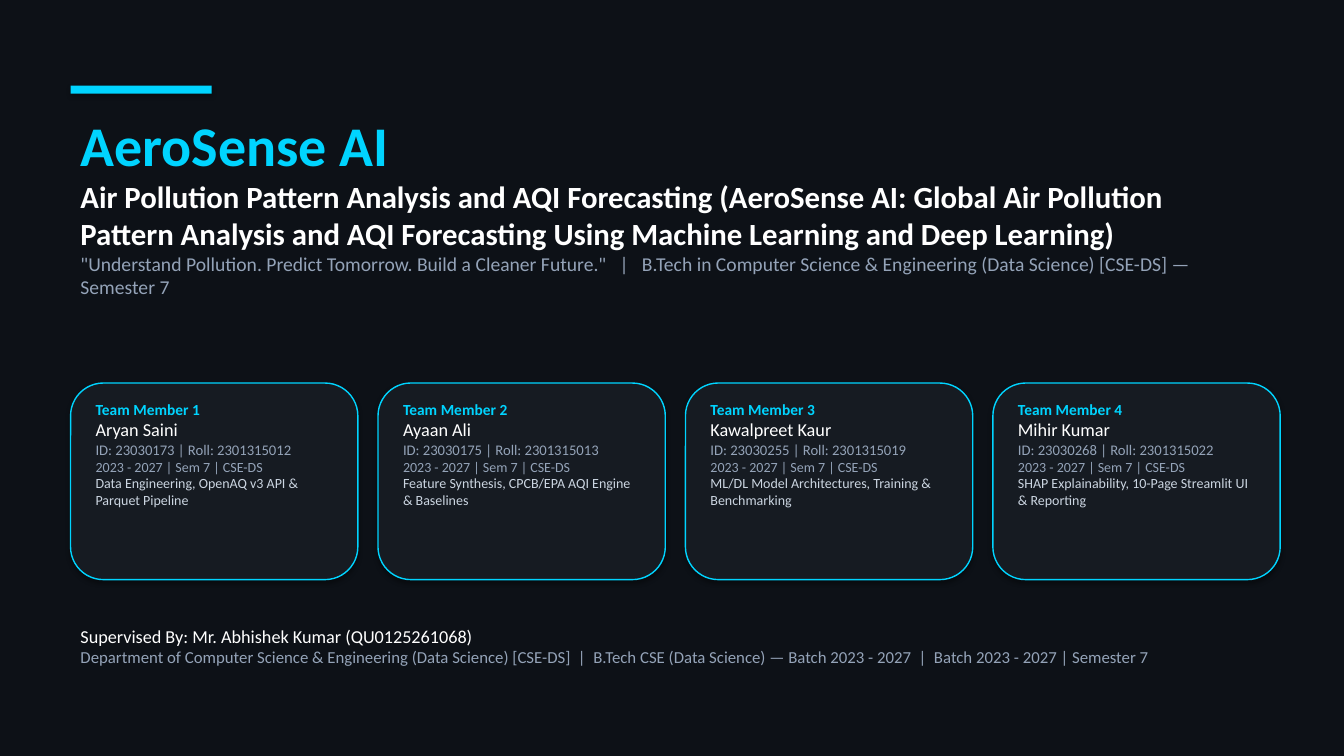
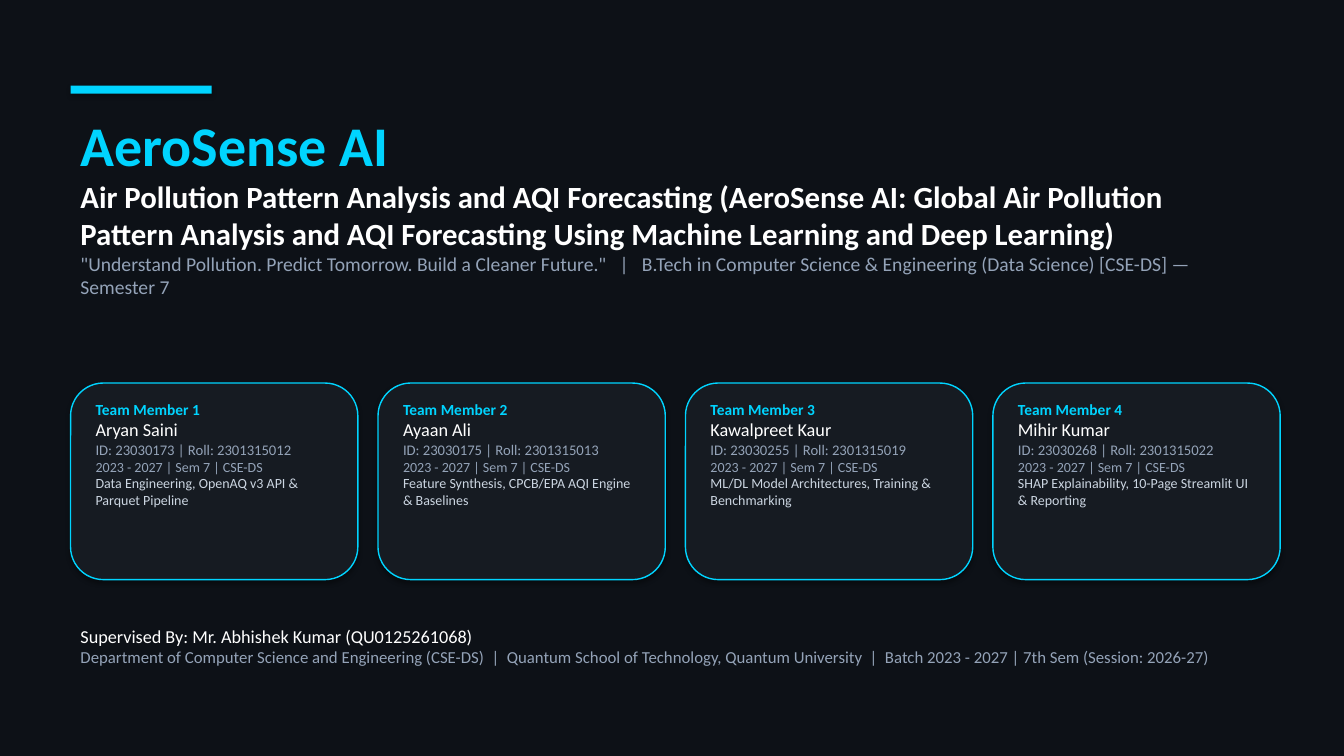
Before and after one commit to Mihir-1069/AeroSense, a slide deck: slide 1 of reports/AeroSense_Presentation.pptx. Drawn at 1344x756 pixels with LibreOffice and Linux fonts; fonts in the diff are those of the drawing. Boxes give left, top, right and bottom in pixels: in the first picture for what was removed or moved away, otherwise in the second. Text is boxed around its words. In the diff, an @@ line names an element or a change of style, - is before the commit and + after.

```diff
--- a/reports/AeroSense_Presentation.pptx
+++ b/reports/AeroSense_Presentation.pptx
@@ text at box(80, 651, 1208, 666): text changed @@
-Department of Computer Science & Engineering (Data Science) [CSE-DS] | B.Tech CSE (Data Science) — Batch 2023 - 2027 | Batch 2023 - 2027 | Semester 7
+Department of Computer Science and Engineering (CSE-DS) | Quantum School of Technology, Quantum University | Batch 2023 - 2027 | 7th Sem (Session: 2026-27)
```
Also in this commit, not shown: 1 other slide changed, 57 other files.
